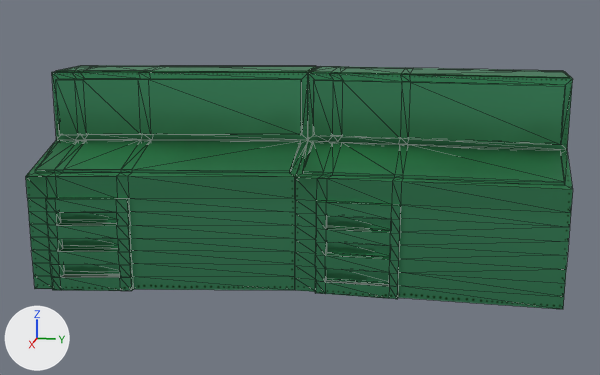
The glTF model vr/art/middle_console/middle_console_04.glb as it was, and as the next commit left it.
Rendered twice from a camera (50 mm lens) standing at (6.78, 0.26, 1.58) and looking at (-0.11, -1.12, -0.14). Arrows for +X, +Y and +Z are at lower left; the lights stay in place. Mesh edges are drawn as thin lines. Vertices at the same position are counted once.

Before the edit, the objects in view are built like this:
```python
me_cube_001 = bpy.data.meshes.new('Cube.001')
me_cube_001.from_pydata(...)  # 536 vertices, 1046 faces; spans x 4.05..5.57, y -1.1..3.3, z -0.96..0.84
me_cube_001.materials.append(mat_painted_metal)  # picture img_painted_metal_base_color
# before: 233 (5.46, -0.36, -0.73) at pixel (119, 264), 247 (5.55, -0.86, -0.73) at pixel (59, 264), 274 (5.55, -0.86, -0.27) at pixel (55, 212), 275 (5.46, -0.36, -0.27) at pixel (116, 212), 279 (5.55, -0.86, -0.5) at pixel (57, 238)
# before: 280 (5.46, -0.36, -0.5) at pixel (117, 238)
ob_cube_002 = bpy.data.objects.new('Cube.002', me_cube_001)
ob_cube_002.location = (-4.939, -2.196, 0.0)
```
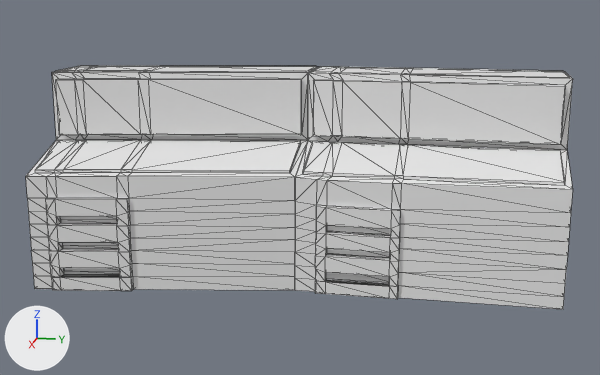
The change, as a diff of the scene's bpy script:
```diff
--- a/vr/art/middle_console/middle_console_04.glb.py
+++ b/vr/art/middle_console/middle_console_04.glb.py
@@ me_cube_001 @@
 # used by ob_cube_002; location = (-4.939, -2.196, 0.0)
-me_cube_001.from_pydata(...)  # 536 vertices, 1046 faces; spans x 4.05..5.57, y -1.1..3.3, z -0.96..0.84
+me_cube_001.from_pydata(...)  # 536 vertices, 1050 faces; spans x 4.05..5.57, y -1.1..3.3, z -0.96..0.84
+# me_cube_001 part 1: 72 of 536 vertices moved; they spanned x 5.1..5.19, y 1.1..3.24, z -0.74..0.07 and now span x 5.1..5.19, y 1.1..3.24, z -0.77..0.07; mean shift (0.0, 0.0, -0.03); largest move (5.1, 3.24, 0.05) -> (5.1, 1.98, 0.04)
+# me_cube_001 part 2
+for i in [233, 247, 274, 275, 279, 280]: me_cube_001.vertices[i].co += Vector((0.0, 0.0, -0.03))
+# me_cube_001 part 3: 946 faces spanning x 4.05..5.57, y -1.1..3.3, z -0.96..0.84 switch from mat_painted_metal (picture img_painted_metal_base_color) to no material
```

Pixel boxes [x1, y1, x2, y2] of what changed, in the pictures (600 x 375 px; the box of a moved part takes in the faces that stretch with it):
part 1 of me_cube_001, moved or reshaped
    before: [128, 141, 573, 287]
    after: [129, 142, 573, 287]
part 2 of me_cube_001, moved or reshaped
    before: [45, 199, 131, 278]
    after: [47, 199, 131, 278]
part 3 of me_cube_001, recoloured (green to grey)
    both: [26, 66, 573, 309]
